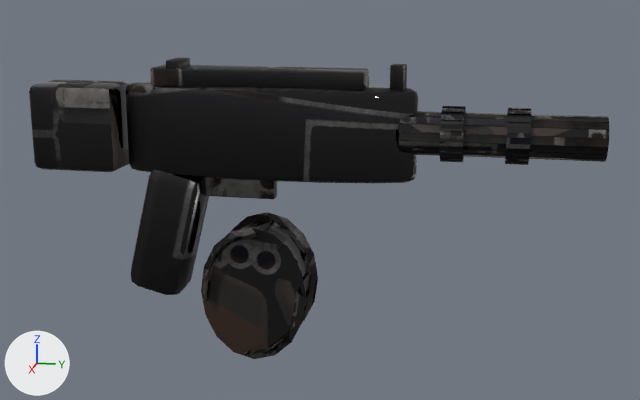
One commit to the glTF model Sandbox/GameData/Models/Weapons/cadet_high_power_pistol.glb: the scene before it, then after it.
Both versions are drawn from a 50 mm lens placed at (0.558, 0.123, 0.131), pointed at (-0.003, 0.011, -0.009). The lights are fixed; the arrows at lower left show +X, +Y and +Z. The first picture is the older version. Vertices at exactly the same position are counted once.

The older version as bpy lines, for what is in view:
```python
mat_weapon = bpy.data.materials.new('Weapon')
mat_weapon.use_nodes = True; mat_weapon.node_tree.nodes.clear()
_N = mat_weapon.node_tree.nodes; _L = mat_weapon.node_tree.links
n0 = _N.new('ShaderNodeBsdfPrincipled'); n0.name = 'Principled BSDF'
n1 = _N.new('ShaderNodeOutputMaterial'); n1.name = 'Material Output'
n2 = _N.new('ShaderNodeMix'); n2.name = 'Mix'
n2.data_type = 'RGBA'
n2.blend_type = 'MULTIPLY'
n2.inputs[0].default_value = 1.0  # 'Factor'
n3 = _N.new('ShaderNodeVertexColor'); n3.name = 'Color Attribute'
n4 = _N.new('ShaderNodeTexImage'); n4.name = 'Image Texture'
n4.image = img_cadet_high_power_pistol_basecolor
n5 = _N.new('ShaderNodeSeparateColor'); n5.name = 'Separate Color'
n6 = _N.new('ShaderNodeTexImage'); n6.name = 'Image Texture.001'
n6.image = img_cadet_high_power_pistol_orm
_L.new(n0.outputs[0], n1.inputs[0])  # 'BSDF' to 'Surface'
_L.new(n2.outputs[2], n0.inputs[0])  # 'Result' to 'Base Color'
_L.new(n3.outputs[0], n2.inputs[7])  # 'Color' to 'B'
_L.new(n4.outputs[0], n2.inputs[6])  # 'Color' to 'A'
_L.new(n5.outputs[2], n0.inputs[1])  # 'Blue' to 'Metallic'
_L.new(n5.outputs[1], n0.inputs[2])  # 'Green' to 'Roughness'
_L.new(n6.outputs[0], n5.inputs[0])  # 'Color' to 'Color'
me_cadet_high_power_pistol = bpy.data.meshes.new('cadet_high_power_pistol')
me_cadet_high_power_pistol.from_pydata(...)  # 1456 vertices, 2868 faces; spans x -0.026..0.026, y -0.184..0.189, z -0.116..0.082
me_cadet_high_power_pistol.materials.append(mat_weapon)
ob_cadet_high_power_pistol = bpy.data.objects.new('cadet_high_power_pistol', me_cadet_high_power_pistol)
ob_cadet_high_power_pistol.location = (0.0, 0.0, 0.0)
```
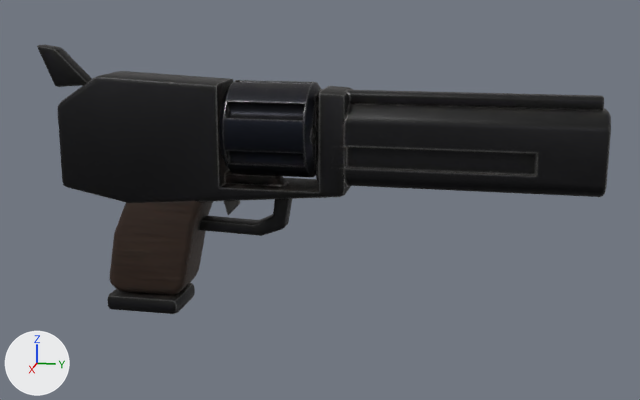
Where the change shows, as pixel boxes [x1, y1, x2, y2] in the pictures (640 x 400 px):
'cadet_high_power_pistol', reshaped (11% shorter): before [29, 58, 609, 359]; after [37, 45, 611, 314]
part 1 of me_cadet_high_power_pistol, rebuilt (30% taller): before [125, 82, 418, 183]; after [58, 71, 353, 203]
part 2 of me_cadet_high_power_pistol, rebuilt: before [131, 170, 209, 295]; after [110, 201, 213, 294]
part 3 of me_cadet_high_power_pistol, added: after [219, 80, 321, 177]
part 4 of me_cadet_high_power_pistol, added: after [198, 170, 292, 236]
part 5 of me_cadet_high_power_pistol, added: after [319, 89, 604, 110]
part 6 of me_cadet_high_power_pistol, added: after [224, 201, 240, 215]
part 7 of me_cadet_high_power_pistol, added: after [37, 45, 92, 87]
part 8 of me_cadet_high_power_pistol, added: after [107, 283, 195, 314]
part 9 of me_cadet_high_power_pistol, deleted: before [440, 106, 466, 162]
part 10 of me_cadet_high_power_pistol, deleted: before [201, 212, 318, 359]
part 11 of me_cadet_high_power_pistol, deleted: before [166, 58, 190, 68]
part 12 of me_cadet_high_power_pistol, deleted: before [390, 64, 407, 90]
part 13 of me_cadet_high_power_pistol, built on: before [29, 65, 609, 199]; after [315, 104, 611, 197]

Patch to the scene script:
```diff
--- a/Sandbox/GameData/Models/Weapons/cadet_high_power_pistol.glb.py
+++ b/Sandbox/GameData/Models/Weapons/cadet_high_power_pistol.glb.py
@@ img_cadet_high_power_pistol_normal @@
+img_cadet_high_power_pistol_normal = load_image('cadet_high_power_pistol_Normal', '_unpacked/cadet_high_power_pistol_Normal', 1024, 1024, 'Non-Color')
@@ mat_weapon @@
 mat_weapon = bpy.data.materials.new('Weapon')
-# nodes: BsdfPrincipled, Mix, OutputMaterial, SeparateColor, TexImage x2, VertexColor
+# nodes: BsdfPrincipled, NormalMap, OutputMaterial, SeparateColor, TexImage x3
 # uses the picture img_cadet_high_power_pistol_basecolor
+# uses the picture img_cadet_high_power_pistol_normal
 # uses the picture img_cadet_high_power_pistol_orm
@@ me_cadet_high_power_pistol @@
 # used by ob_cadet_high_power_pistol; location = (0.0, 0.0, 0.0)
-me_cadet_high_power_pistol.from_pydata(...)  # 1456 vertices, 2868 faces; spans x -0.026..0.026, y -0.184..0.189, z -0.116..0.082
+me_cadet_high_power_pistol.from_pydata(...)  # 1244 vertices, 2460 faces; spans x -0.031..0.031, y -0.181..0.19, z -0.09..0.09
+# me_cadet_high_power_pistol part 1: the loose piece of 224 vertices spanning x -0.02..0.02, y -0.121..0.074, z 0.006..0.066 is rebuilt with 92 vertices and now spans x -0.019..0.019, y -0.163..0.032, z -0.014..0.072
+# me_cadet_high_power_pistol part 2: the loose piece of 56 vertices spanning x -0.017..0.017, y -0.121..-0.066, z -0.08..0.012 is rebuilt with 166 vertices and now spans x -0.018..0.018, y -0.134..-0.059, z -0.077..0.008
+# me_cadet_high_power_pistol part 3: a new loose piece of 330 vertices spanning x -0.031..0.031, y -0.049..0.012, z 0.007..0.069, in mat_weapon
+# me_cadet_high_power_pistol part 4: a new loose piece of 160 vertices spanning x -0.007..0.007, y -0.087..-0.008, z -0.034..0.008, in mat_weapon
+# me_cadet_high_power_pistol part 5: a new loose piece of 108 vertices spanning x -0.006..0.006, y 0.012..0.185, z 0.056..0.064, in mat_weapon
+# me_cadet_high_power_pistol part 6: a new loose piece of 62 vertices spanning x -0.003..0.003, y -0.061..-0.044, z -0.021..0.008, in mat_weapon
+# me_cadet_high_power_pistol part 7: a new loose piece of 56 vertices spanning x -0.006..0.006, y -0.181..-0.144, z 0.062..0.09, in mat_weapon
+# me_cadet_high_power_pistol part 8: a new loose piece of 56 vertices spanning x -0.02..0.02, y -0.135..-0.083, z -0.09..-0.078, in mat_weapon
+# me_cadet_high_power_pistol part 9: the loose piece of 224 vertices spanning x -0.017..0.017, y 0.09..0.104, z 0.021..0.056 is deleted
+# me_cadet_high_power_pistol part 10: the loose piece of 224 vertices spanning x -0.026..0.026, y -0.066..0.006, z -0.116..-0.024 is deleted
+# me_cadet_high_power_pistol part 11: the loose piece of 56 vertices spanning x -0.011..0.011, y -0.089..-0.078, z 0.07..0.082 is deleted
+# me_cadet_high_power_pistol part 12: the loose piece of 56 vertices spanning x -0.004..0.004, y 0.057..0.067, z 0.065..0.081 is deleted
+# me_cadet_high_power_pistol part 13: 1 vertex moved within x 0.0, y 0.144, z 0.056; 615 vertices removed from x -0.019..0.019, y -0.184..0.189, z -0.009..0.077; 213 vertices added at x -0.018..0.018, y 0.011..0.19, z 0.004..0.056
 me_cadet_high_power_pistol.materials.append(mat_weapon)
```
